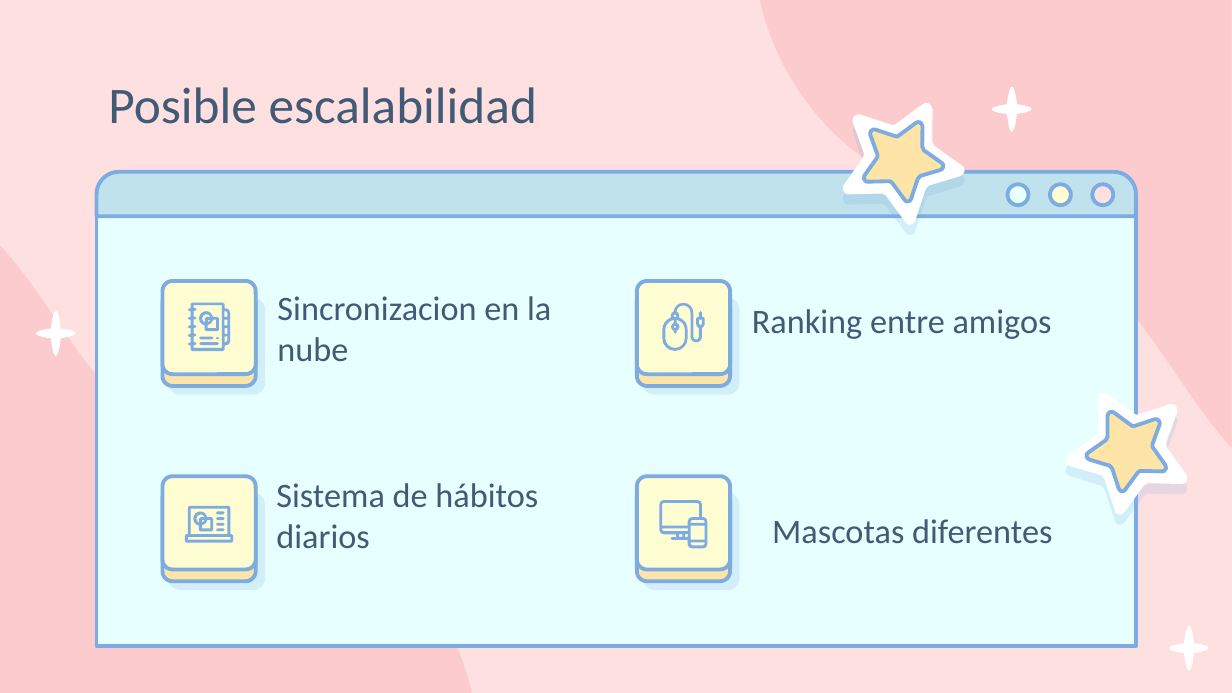
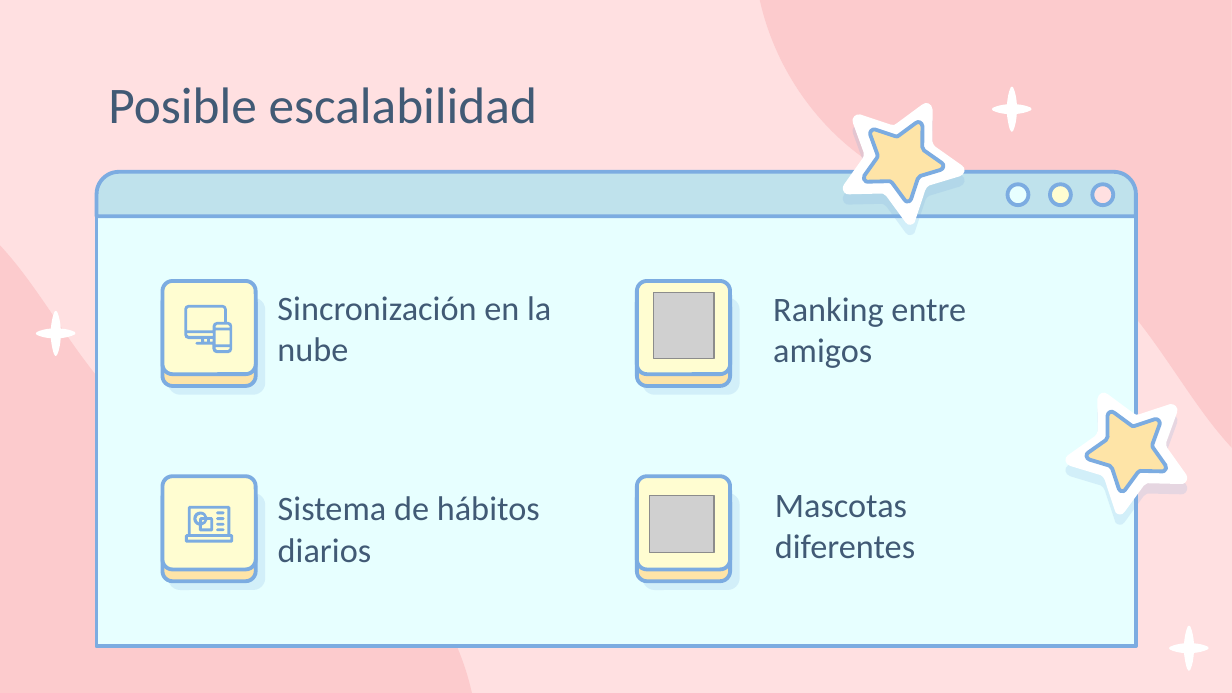
Before and after one commit to AdrianMtzTrev/Oktodo, a slide deck: slide 15 of media/OKTODO_1ER AVANCE.pptx. Drawn at 1232x693 pixels with LibreOffice and Linux fonts; fonts in the diff are those of the drawing; grey boxes stand for pictures. Boxes give left, top, right and bottom in pixels: in the first picture for what was removed or moved away, otherwise in the second. Text is boxed around its words. In the diff, an @@ line names an element or a change of style, - is before the commit and + after.

```diff
--- a/media/OKTODO_1ER AVANCE.pptx
+++ b/media/OKTODO_1ER AVANCE.pptx
@@ title at (277, 296, 551, 361): text changed @@
-Sincronizacion en la nube
+Sincronización en la nube
@@ picture added at (653, 293, 713, 359) @@
@@ title "Ranking entre amigos" rewrapped from (752, 309, 1052, 339) to (773, 297, 966, 368) @@
@@ freeform shape: place and size @@
-freeform shape at (659, 500, 707, 548)
+freeform shape at (185, 304, 233, 352)
@@ group removed at (188, 303, 230, 351): 5 freeform shapes @@
@@ freeform shape removed at (663, 303, 705, 351) @@
@@ title "Sistema de hábitos diarios": place and size @@
-title "Sistema de hábitos diarios" at (276, 483, 538, 548)
+title "Sistema de hábitos diarios" at (278, 496, 540, 562)
@@ title "Mascotas diferentes" rewrapped from (772, 519, 1052, 543) to (775, 495, 915, 558) @@
@@ picture added at (649, 495, 713, 552) @@
```
Also in this commit, not shown: 11 other slides changed.
